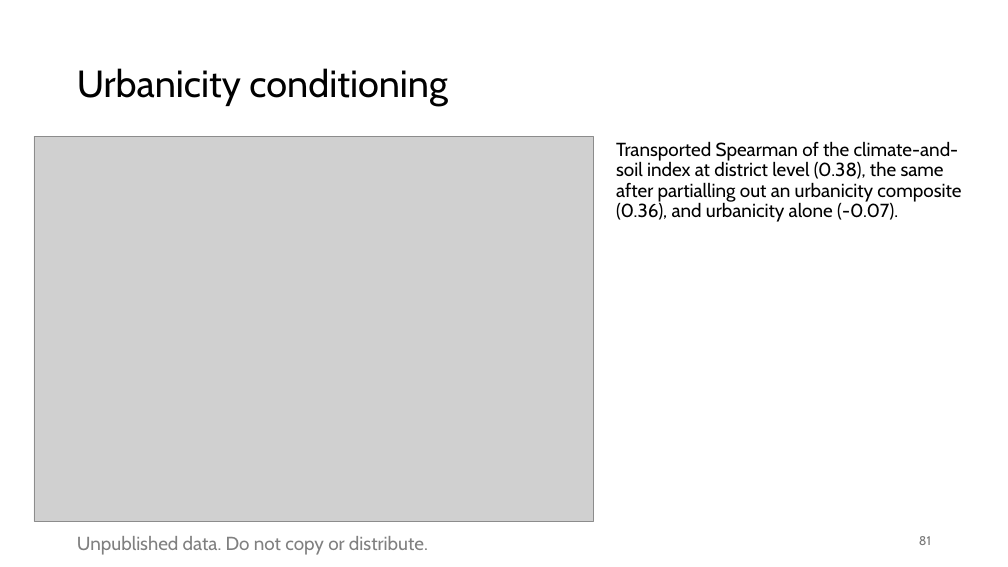
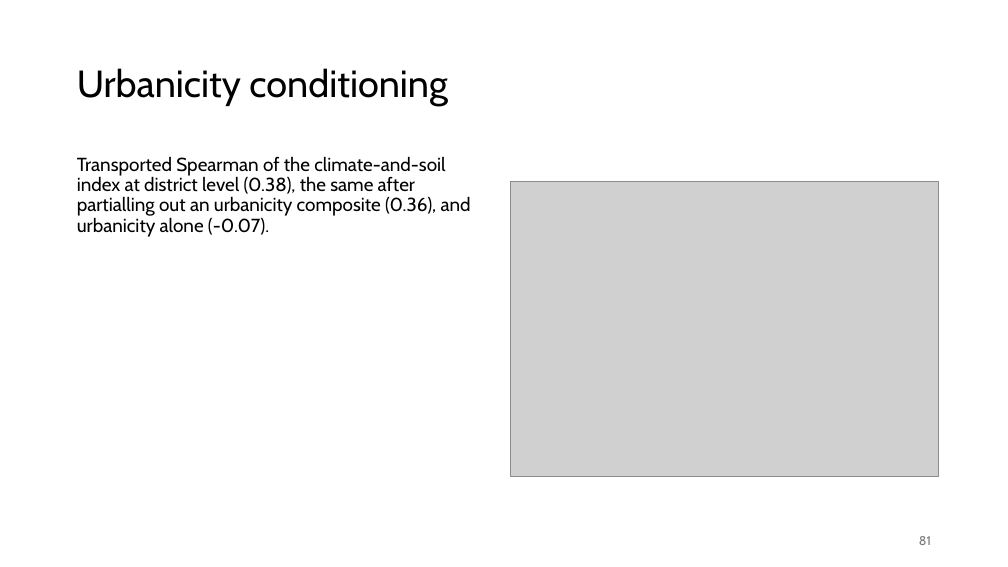
Before and after one commit to amertens/mn-prediction, a slide deck: slide 81 of docs/slides/MN-proxy-full-talk-2026-09.pptx. Drawn at 1008x567 pixels with LibreOffice and Linux fonts; fonts in the diff are those of the drawing; grey boxes stand for pictures; background and template pictures are left out. Boxes give left, top, right and bottom in pixels: in the first picture for what was removed or moved away, otherwise in the second. Text is boxed around its words. In the diff, an @@ line names an element or a change of style, - is before the commit and + after.

```diff
--- a/docs/slides/MN-proxy-full-talk-2026-09.pptx
+++ b/docs/slides/MN-proxy-full-talk-2026-09.pptx
@@ text "Transported Spearman of the climate-and-soil ..." rewrapped from (616, 141, 961, 222) to (77, 156, 471, 237) @@
@@ picture: place and size @@
-picture at (34, 136, 594, 522)
+picture at (510, 181, 939, 476)
@@ text removed at (77, 536, 428, 555) @@
-Unpublished data. Do not copy or distribute.
```
Also in this commit, not shown: 63 other slides changed, 12 other files.
